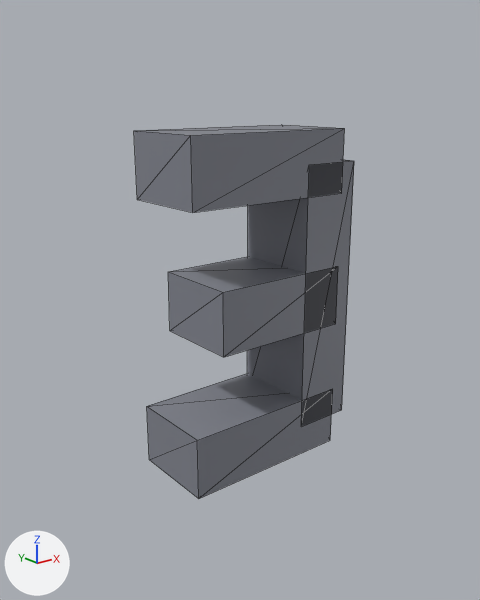
The glTF model app/src/main/assets/models/digit_3.glb as it was, and as the next commit left it.
Camera for both pictures: a 50 mm camera at (-3.09, -3.59, 1.45) aimed at (-0.19, 0.04, 0.0). The axes (+X, +Y, +Z) are drawn at lower left. The lights are the same throughout. The first picture is the older version. Mesh edges are drawn as thin lines. Where no turn or scale is listed for an object, it has been applied to the vertices.

The first picture shows 'geometry_0'.
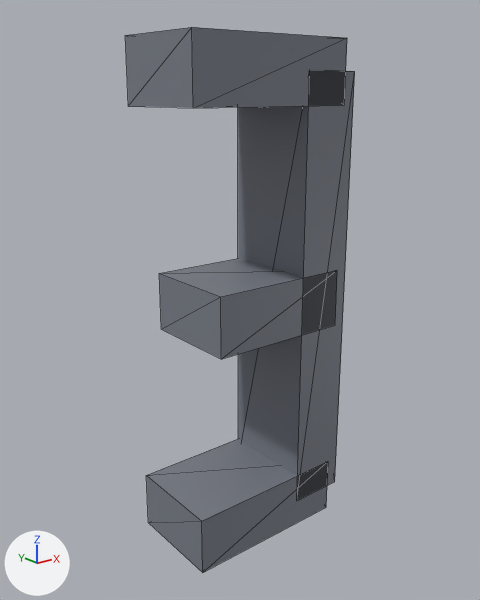
What changed in the scene script:
```text
Change me_geometry_0:
    used by ob_geometry_0; location = (0.0, 0.0, 0.0)
    remove me_geometry_0.from_pydata(...)  # 32 vertices, 48 faces; spans x -0.85..0.56, y -0.32..0.32, z -1.21..1.21
    add me_geometry_0.from_pydata(...)  # 32 vertices, 48 faces; spans x -0.85..0.47, y -0.37..0.37, z -1.79..1.79
    me_geometry_0 part 1: the loose piece of 8 vertices spanning x -0.85..0.44, y -0.32..0.32, z 0.76..1.21 is scaled about its middle by (0.962, 1.13, 0.948), then moved by (-0.03, 0.0, 0.59)
    me_geometry_0 part 2: the loose piece of 8 vertices spanning x -0.62..0.44, y -0.32..0.32, z -0.22..0.22 is scaled about its middle by (0.998, 1.13, 0.948), then moved by (-0.05, 0.0, 0.0)
    me_geometry_0 part 3: the loose piece of 8 vertices spanning x -0.85..0.44, y -0.32..0.32, z -1.21..-0.76 is scaled about its middle by (0.962, 1.13, 0.948), then moved by (-0.03, 0.0, -0.59)
    me_geometry_0 part 4: the loose piece of 8 vertices spanning x 0.11..0.56, y -0.32..0.32, z -0.98..0.98 is scaled about its middle by (0.948, 1.13, 1.61), then moved by (-0.07, 0.0, 0.0)
```

Changed parts and their boxes (x1, y1, x2, y2) in the pictures (480 x 600 px; the box of a moved part takes in the faces that stretch with it):
'geometry_0', reshaped (46% taller): before (134, 125, 354, 499); after (125, 27, 355, 573)
part 1 of me_geometry_0, moved or reshaped: before (134, 125, 345, 213); after (125, 27, 347, 108)
part 2 of me_geometry_0, moved or reshaped: before (168, 257, 338, 357); after (159, 258, 337, 359)
part 3 of me_geometry_0, moved or reshaped: before (147, 373, 333, 499); after (146, 439, 328, 573)
part 4 of me_geometry_0, moved or reshaped: before (247, 160, 354, 425); after (238, 70, 355, 500)
